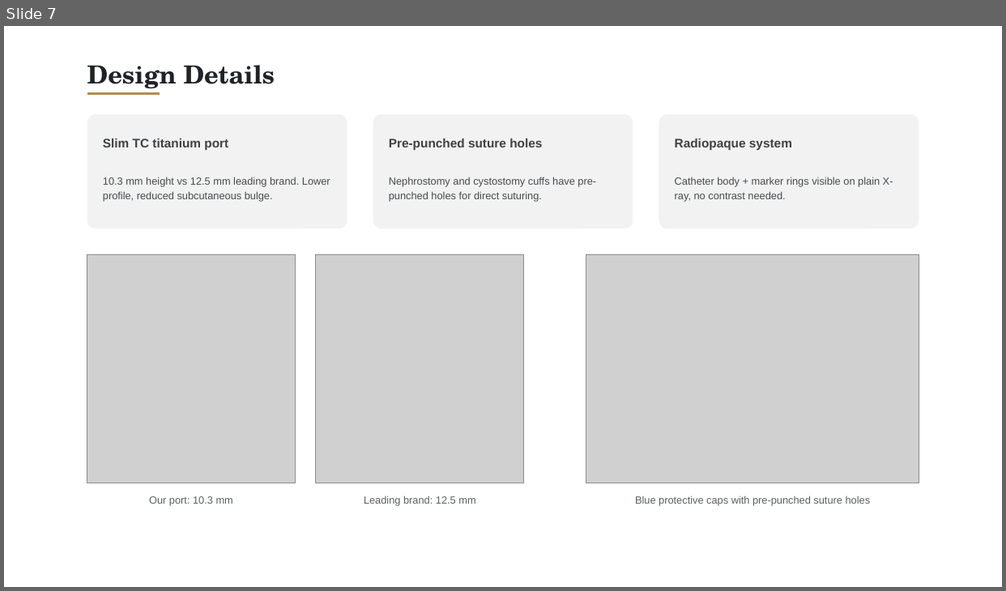
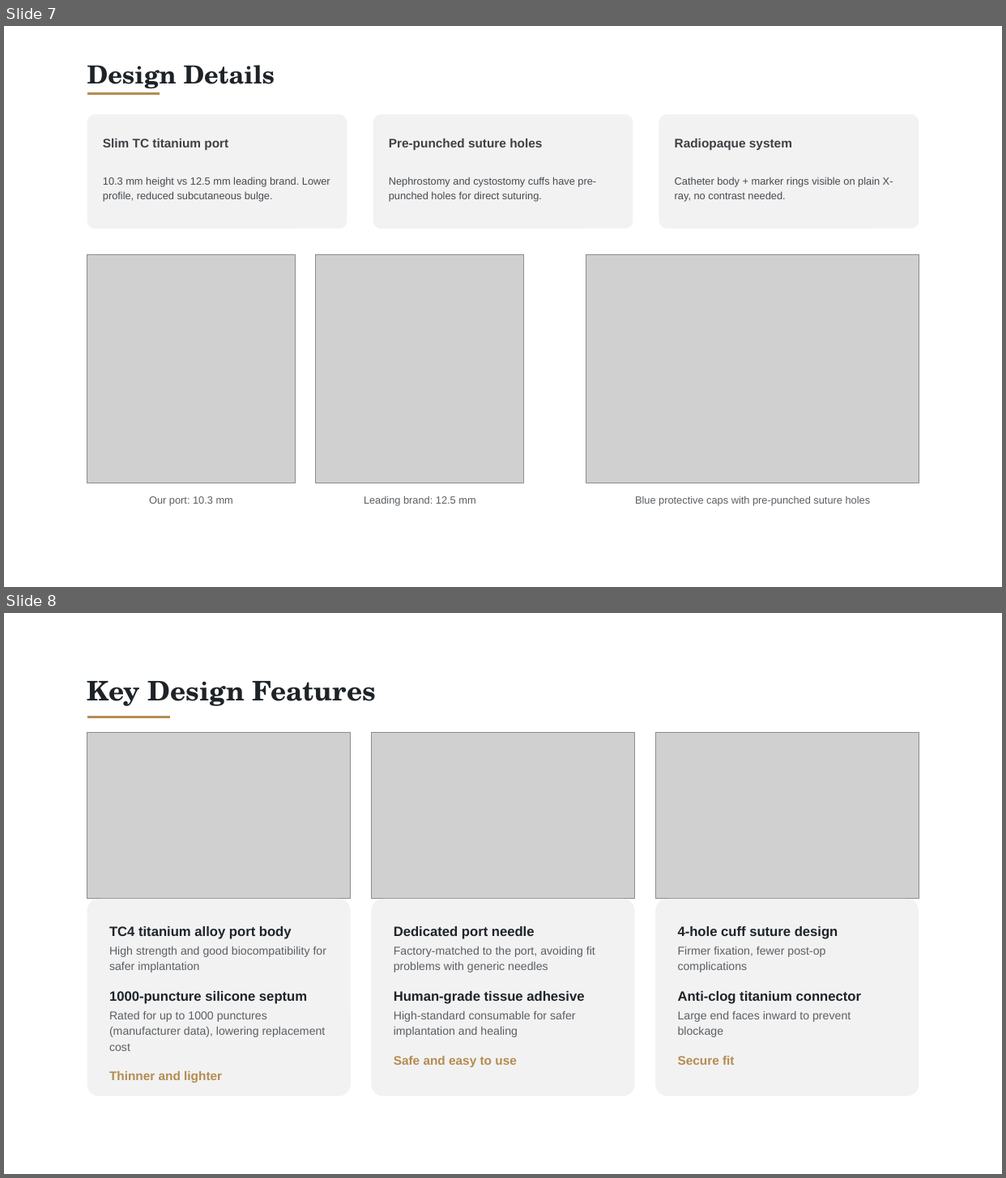
Before and after one commit to pikrosart-jpg/Material, a slide deck: Feline_SUB_System_Introduction_v72.pptx. Shown one above the other, each under a label of ours: slide 7 before the commit, slides 7 and 8 after it. The pictures are 1006x591 and 1006x1178 pixels, drawn with LibreOffice and Linux fonts; fonts in the diff are those of the drawing; grey boxes stand for pictures. Boxes give left, top, right and bottom in pixels: in the first picture for what was removed or moved away, otherwise in the second. Text is boxed around its words. In the diff, an @@ line names an element or a change of style, - is before the commit and + after.

```diff
--- a/Feline_SUB_System_Introduction_v72.pptx
+++ b/Feline_SUB_System_Introduction_v72.pptx
@@ slide 8 added at [4,613,1002,1174], background #FFFFFF @@
@@ text added at [87,681,375,706], 26 pt, text #1E2328, bold @@
+Key Design Features
@@ line added from (87, 717) to (170, 717), #B48C50 2 pt @@
@@ picture added at [87,733,351,899] @@
@@ picture added at [372,733,635,899] @@
@@ picture added at [655,733,918,899] @@
@@ rounded rectangle added at [87,899,351,1097], fill #F2F2F2, 11 pt, text #5A5F64 @@
+TC4 titanium alloy port body
+High strength and good biocompatibility for safer implantation
+1000-puncture silicone septum
+Rated for up to 1000 punctures (manufacturer data), lowering replacement cost
+Thinner and lighter
@@ rounded rectangle added at [372,899,635,1097], fill #F2F2F2, 11 pt, text #5A5F64 @@
+Dedicated port needle
+Factory-matched to the port, avoiding fit problems with generic needles
+Human-grade tissue adhesive
+High-standard consumable for safer implantation and healing
+Safe and easy to use
@@ rounded rectangle added at [655,899,918,1097], fill #F2F2F2, 11 pt, text #5A5F64 @@
+4-hole cuff suture design
+Firmer fixation, fewer post-op complications
+Anti-clog titanium connector
+Large end faces inward to prevent blockage
+Secure fit
```
Also in this commit, not shown: 2 slides changed.
